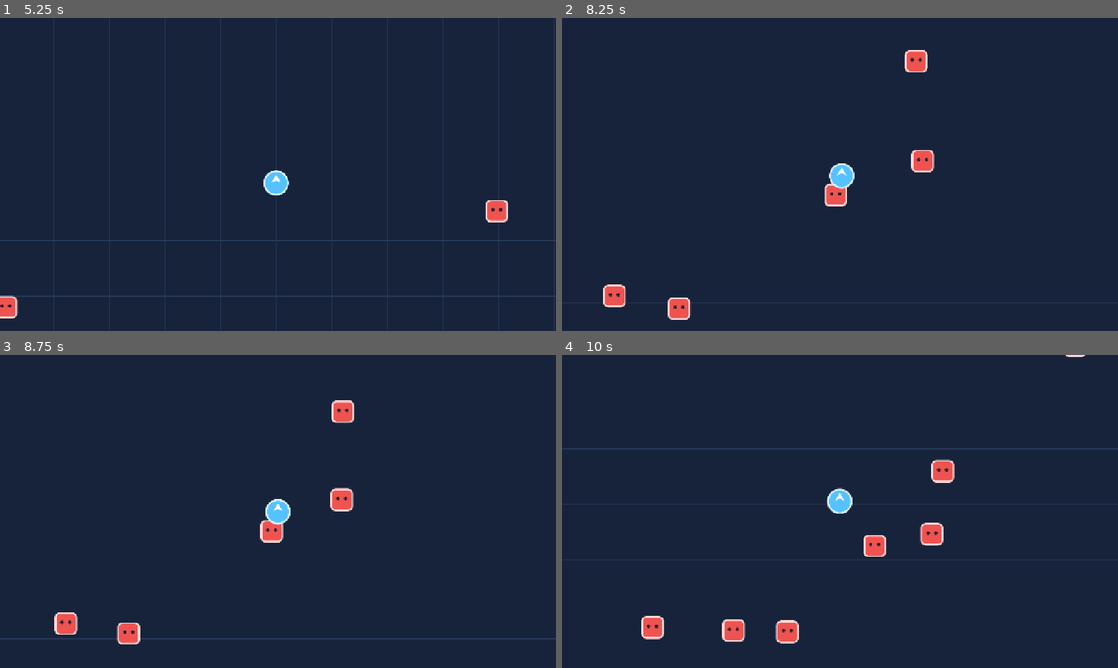
Above: before the commit, frames 1-4 (two rows, left to right).
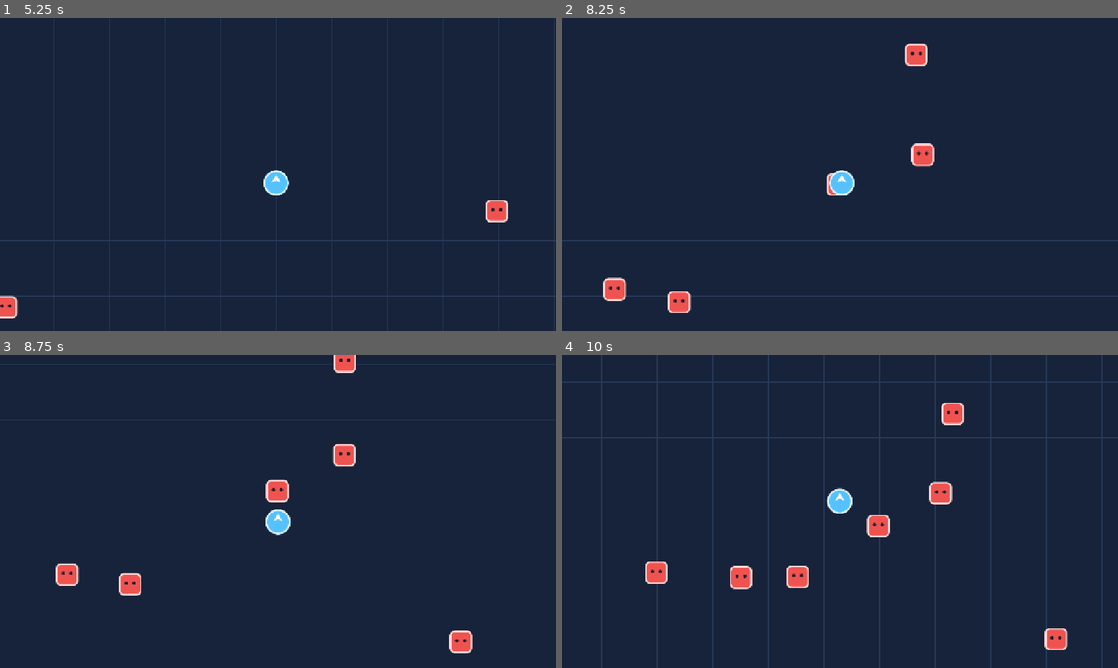
Above: after the commit, the same moments.

Repository: mesleep/survivor_demo
Game: Godot game, scene res://scenes/bootstrap/main.tscn
Same seed, same stepped clock (60 frames per second), same inputs: the game is played once before the commit and once after it.
Inputs:
- Up to frame 1 (5.25 s): tap Enter at 0.5 s; hold D (move_right) 0.53-1.28 s; tap Space at 1.25 s; hold S (move_down) 1.28-2.03 s; hold D (move_right) 2.03-2.78 s; hold W (move_up) 2.78-3.53 s; hold A (move_left) 3.53-5.03 s; hold S (move_down) from 5.03 s (still down)
- Up to frame 2 (8.25 s): release S (move_down) at 5.78 s; hold D (move_right) 5.78-6.53 s; hold W (move_up) 6.53-7.28 s; hold D (move_right) 7.28-8.03 s; hold S (move_down) from 8.03 s (still down)
- Up to frame 3 (8.75 s): keep holding S (move_down)
- Up to frame 4 (10 s): release S (move_down) at 8.78 s; hold A (move_left) 8.78-9.53 s; hold W (move_up) from 9.53 s (still down)

Frame 1 is identical in both runs. In frame 2, 2.6% of the frame differs, in the area x 0-100%, y 8-97%; in frame 3, 4.1%; in frame 4, 7.7%, in the area x 0-100%, y 0-100%.

Commit message:
完成了基本的移动和敌人生成逻辑，并且修复了敌人粘连问题

Diff:
--- a/godot_survivor_codex_spec/scenes/actors/enemies/enemy_basic.tscn
+++ b/godot_survivor_codex_spec/scenes/actors/enemies/enemy_basic.tscn
@@ -11,7 +11,8 @@
 
 [node name="EnemyBasic" type="CharacterBody2D"]
 collision_layer = 4
-collision_mask = 3
+collision_mask = 1
+motion_mode = 1
 script = ExtResource("1_enemy_actor")
 
 [node name="Visual" type="Sprite2D" parent="."]
--- a/godot_survivor_codex_spec/scenes/actors/player/player.tscn
+++ b/godot_survivor_codex_spec/scenes/actors/player/player.tscn
@@ -10,7 +10,8 @@
 
 [node name="Player" type="CharacterBody2D"]
 collision_layer = 2
-collision_mask = 5
+collision_mask = 1
+motion_mode = 1
 script = ExtResource("1_player_actor")
 
 [node name="Visual" type="Sprite2D" parent="."]
--- a/godot_survivor_codex_spec/tests/smoke/enemy_tracking_smoke_test.gd
+++ b/godot_survivor_codex_spec/tests/smoke/enemy_tracking_smoke_test.gd
@@ -43,7 +43,8 @@
 	_expect(enemy.target_player == player, "EnemyActor 未获得玩家引用。")
 	_expect(enemy.collision_layer == 4, "EnemyActor 未使用 EnemyBody 碰撞层。")
 	_expect(enemy.collision_mask & 1 != 0, "EnemyActor 未检测 World 碰撞层。")
-	_expect(enemy.collision_mask & 2 != 0, "EnemyActor 未检测 PlayerBody 碰撞层。")
+	_expect(enemy.collision_mask & 2 == 0, "EnemyActor 不应与 PlayerBody 产生实体阻挡。")
+	_expect(enemy.motion_mode == CharacterBody2D.MOTION_MODE_FLOATING, "EnemyActor 未使用俯视角 FLOATING 运动模式。")
 
 	player.global_position = Vector2.ZERO
 	enemy.global_position = Vector2(400.0, 0.0)
--- a/godot_survivor_codex_spec/tests/smoke/health_damage_smoke_test.gd
+++ b/godot_survivor_codex_spec/tests/smoke/health_damage_smoke_test.gd
@@ -66,7 +66,16 @@
 		is_equal_approx(player.health_component.current_health, player_resource_health - enemy.definition.contact_damage),
 		"ContactHitbox 物理重叠未造成一次接触伤害。"
 	)
+	var contact_position: Vector2 = player.global_position
+	Input.action_press(&"move_right")
+	for _frame: int in range(36):
+		await physics_frame
+	Input.action_release(&"move_right")
+	_expect(player.global_position.distance_to(contact_position) > 100.0, "玩家接触敌人后移动仍受到实体阻挡。")
+	_expect(player.global_position.distance_to(enemy.global_position) > 56.0, "玩家接触敌人后未能拉开距离。")
+
 	player.health_component.reset()
+	player.global_position = Vector2.ZERO
 	enemy.global_position = Vector2(400.0, 0.0)
 	enemy.force_update_transform()
 	await physics_frame
--- a/godot_survivor_codex_spec/tests/smoke/player_movement_smoke_test.gd
+++ b/godot_survivor_codex_spec/tests/smoke/player_movement_smoke_test.gd
@@ -41,7 +41,8 @@
 	_expect(player.definition == game_session.player_definition, "PlayerActor 未使用 GameSession 注入的配置。")
 	_expect(player.collision_layer == 2, "PlayerActor 未使用 PlayerBody 碰撞层。")
 	_expect(player.collision_mask & 1 != 0, "PlayerActor 未检测 World 碰撞层。")
-	_expect(player.collision_mask & 4 != 0, "PlayerActor 未检测 EnemyBody 碰撞层。")
+	_expect(player.collision_mask & 4 == 0, "PlayerActor 不应与 EnemyBody 产生实体阻挡。")
+	_expect(player.motion_mode == CharacterBody2D.MOTION_MODE_FLOATING, "PlayerActor 未使用俯视角 FLOATING 运动模式。")
 	_expect(player.camera.enabled, "PlayerActor 的 Camera2D 未启用。")
 	_expect(player.get_viewport().get_camera_2d() == player.camera, "PlayerActor 的 Camera2D 未成为当前摄像机。")
 
Not shown, changed: godot_survivor_codex_spec/docs/CHANGELOG.md
Not shown, changed: godot_survivor_codex_spec/docs/PROJECT_SPEC.md
Not shown, changed: godot_survivor_codex_spec/docs/TASKS.md
